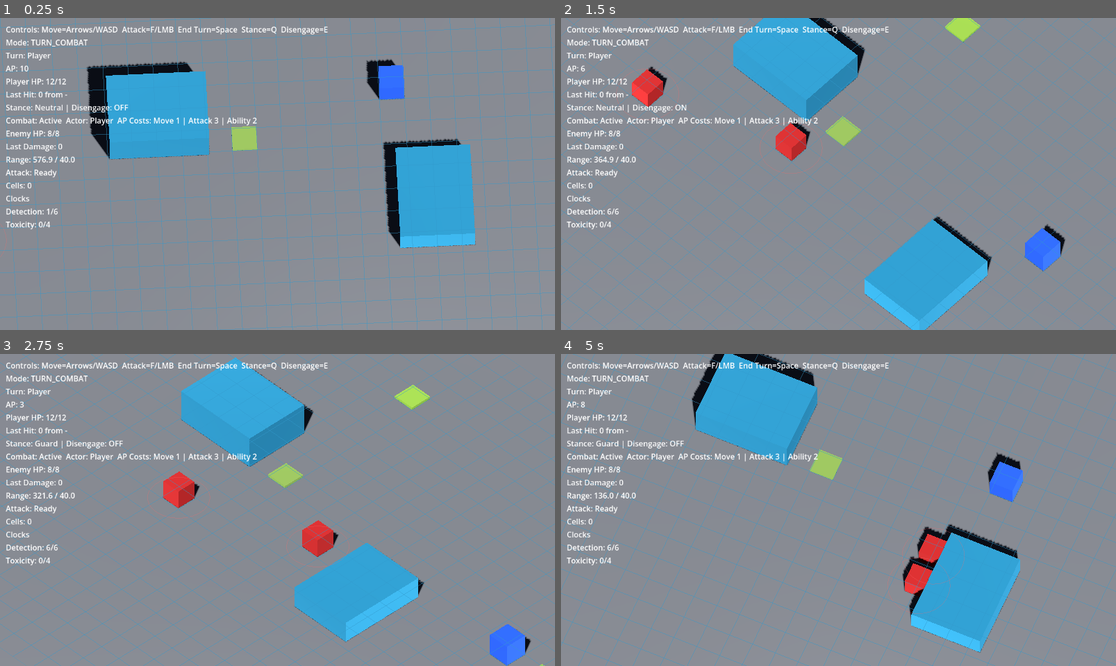
Above: before the commit, frames 1-4 (two rows, left to right).
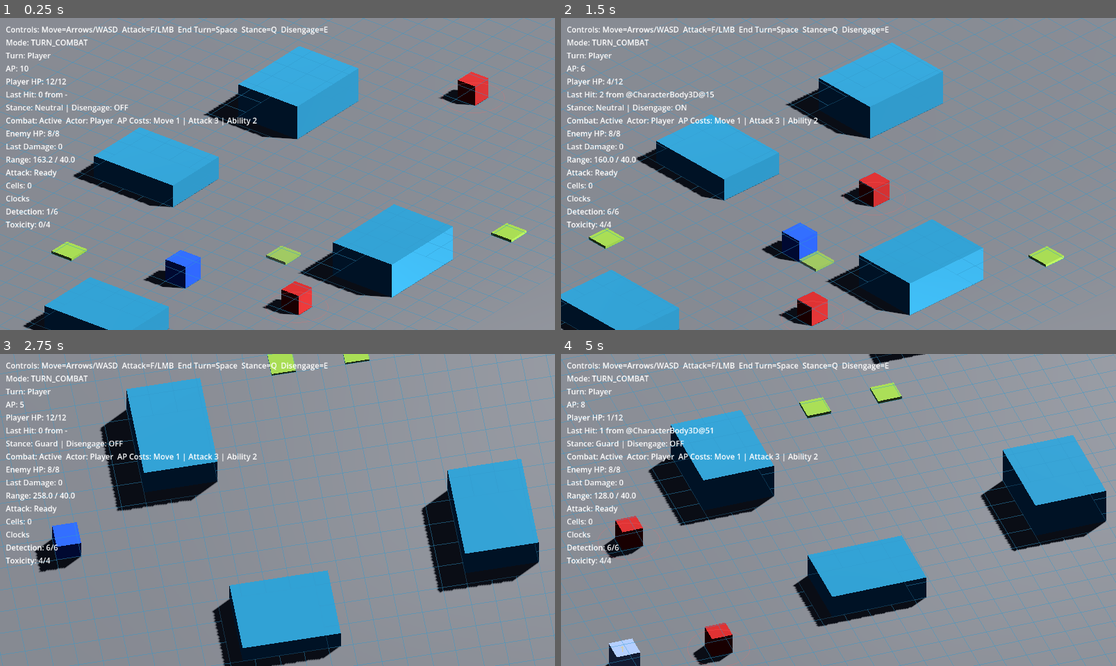
Above: after the commit, the same moments.

Repository: whelanworkmaster/cogs-and-catalysts
Game: Godot game, scene res://scenes/main.tscn
Same seed, same stepped clock (60 frames per second), same inputs: the game is played once before the commit and once after it.
Inputs (mouse positions are in pixels of both pictures, inside the frame that each line leads up to):
- Up to frame 1 (0.25 s): no input
- Up to frame 2 (1.5 s): tap Enter (ui_accept) at 0.5, 0.77 s; move the mouse to (960, 158) at 0.52 s; hold Right (ui_right) 0.53-1.28 s; tap F (attack) at 0.6 s; click (960, 158) at 0.67 s; move the mouse to (727, 189) at 1.27 s; hold Down (ui_down) from 1.28 s (still down); tap E (disengage) at 1.35 s
- Up to frame 3 (2.75 s): tap Enter (ui_accept) at 1.52 s; tap R at 2 s; move the mouse to (333, 441) at 2.02 s; release Down (ui_down) at 2.03 s; hold Right (ui_right) from 2.03 s (still down); tap Q (stance_cycle) at 2.1 s
- Up to frame 4 (5 s): move the mouse to (810, 572) at 2.77 s; release Right (ui_right) at 2.78 s; hold Up (ui_up) 2.78-3.53 s; tap Space at 2.85 s; click (810, 572) at 2.92 s; tap Enter (ui_accept) at 3.02, 3.77, 4.52 s; move the mouse to (1005, 556) at 3.52 s; hold Left (ui_left) from 3.53 s (still down); tap R at 3.6 s; move the mouse to (672, 463) at 4.27 s; tap F (attack) at 4.35 s

The runs differ from the first frame. In frame 1, 37% of the frame differs, in the area x 0-100%, y 0-100%; in frame 2, 33%; in frame 3, 36%; in frame 4, 37%.

Commit message:
Fix enemy pathfinding and LOS to use node properties directly
- Read building rects from global_position + building_size instead of
  CollisionShape3D global_transform, which was unreliable after procgen
  moves. Fixes pathfinding, grid overlay, and LOS checks.
- Enemy movement uses direct grid-cell positioning instead of
  move_and_collide, preventing getting stuck on building walls.
- Update currentprogress.md with LOS and pathfinding details.

Co-Authored-By: Claude Opus 4.5 <noreply@anthropic.com>

Diff:
--- a/scripts/actors/enemy.gd
+++ b/scripts/actors/enemy.gd
@@ -76,14 +76,8 @@
 			var next_pos: Vector3 = path[1]
 			if world.has_method("snap_to_grid"):
 				next_pos = world.snap_to_grid(next_pos)
-			var to_next := next_pos - global_position
-			to_next.y = 0
-			if to_next == Vector3.ZERO:
-				return
-			var motion: Vector3 = to_next.normalized() * min(step, to_next.length())
-			var collision: KinematicCollision3D = move_and_collide(motion)
-			if collision == null and world.has_method("snap_to_grid"):
-				global_position = world.snap_to_grid(global_position)
+			next_pos.y = global_position.y
+			global_position = next_pos
 			return
 	# Fallback to 2D path
 	if world and world.has_method("get_astar_path"):
@@ -94,15 +88,7 @@
 			var next_pos_2d: Vector2 = path[1]
 			if world.has_method("snap_to_grid"):
 				next_pos_2d = world.snap_to_grid(next_pos_2d)
-			var next_pos_3d := Vector3(next_pos_2d.x, global_position.y, next_pos_2d.y)
-			var to_next := next_pos_3d - global_position
-			to_next.y = 0
-			if to_next == Vector3.ZERO:
-				return
-			var motion: Vector3 = to_next.normalized() * min(step, to_next.length())
-			var collision: KinematicCollision3D = move_and_collide(motion)
-			if collision == null and world.has_method("snap_to_grid"):
-				global_position = world.snap_to_grid(global_position)
+			global_position = Vector3(next_pos_2d.x, global_position.y, next_pos_2d.y)
 
 func attack(target: Node) -> void:
 	if not target:
--- a/scripts/world/grid_overlay.gd
+++ b/scripts/world/grid_overlay.gd
@@ -94,7 +94,14 @@
 	return false
 
 func _get_obstacle_rect(zone: Node) -> Rect2:
-	# Try 3D shape
+	# Read directly from node properties (reliable after procgen moves)
+	if zone is Node3D and "building_size" in zone:
+		var node := zone as Node3D
+		var center := Vector2(node.global_position.x, node.global_position.z)
+		var bs: Vector3 = zone.building_size
+		var size := Vector2(bs.x, bs.z)
+		return Rect2(center - size * 0.5, size)
+	# Fallback: read from collision shape child
 	var shape_3d := zone.get_node_or_null("ElevationBlocker/CollisionShape3D")
 	if shape_3d and shape_3d is CollisionShape3D:
 		var box_shape := shape_3d.shape as BoxShape3D
--- a/scripts/world/main.gd
+++ b/scripts/world/main.gd
@@ -579,7 +579,14 @@
 	return _get_obstacle_rect_from_node(zone)
 
 func _get_obstacle_rect_from_node(zone: Node) -> Rect2:
-	# Try 3D shape first
+	# Read directly from node properties (reliable after procgen moves)
+	if zone is Node3D and "building_size" in zone:
+		var node := zone as Node3D
+		var center := Vector2(node.global_position.x, node.global_position.z)
+		var bs: Vector3 = zone.building_size
+		var size := Vector2(bs.x, bs.z)
+		return Rect2(center - size * 0.5, size)
+	# Fallback: read from collision shape child
 	var shape_3d := zone.get_node_or_null("ElevationBlocker/CollisionShape3D")
 	if shape_3d and shape_3d is CollisionShape3D:
 		var box_shape := shape_3d.shape as BoxShape3D
Not shown, changed: docs/currentprogress.md
